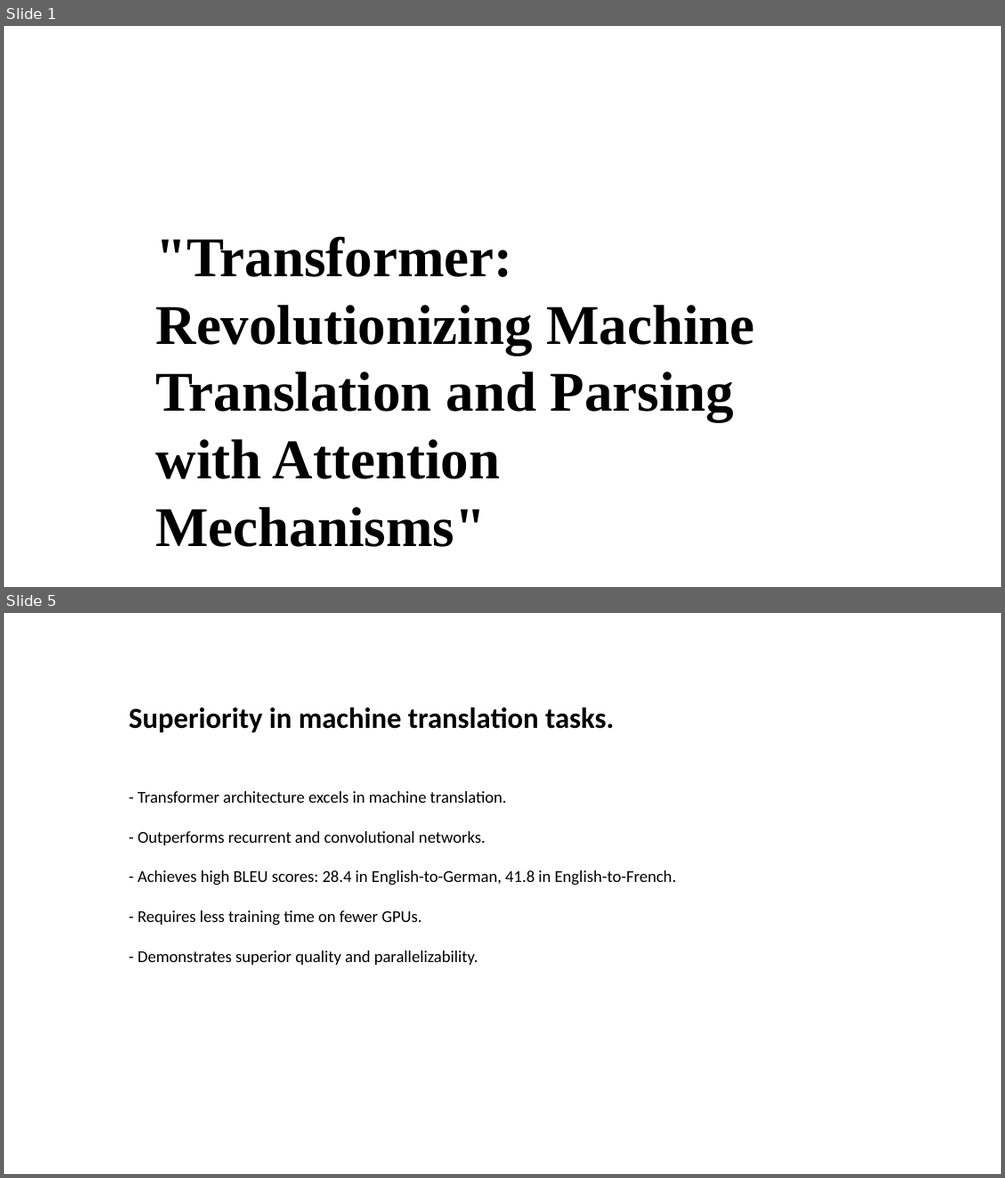
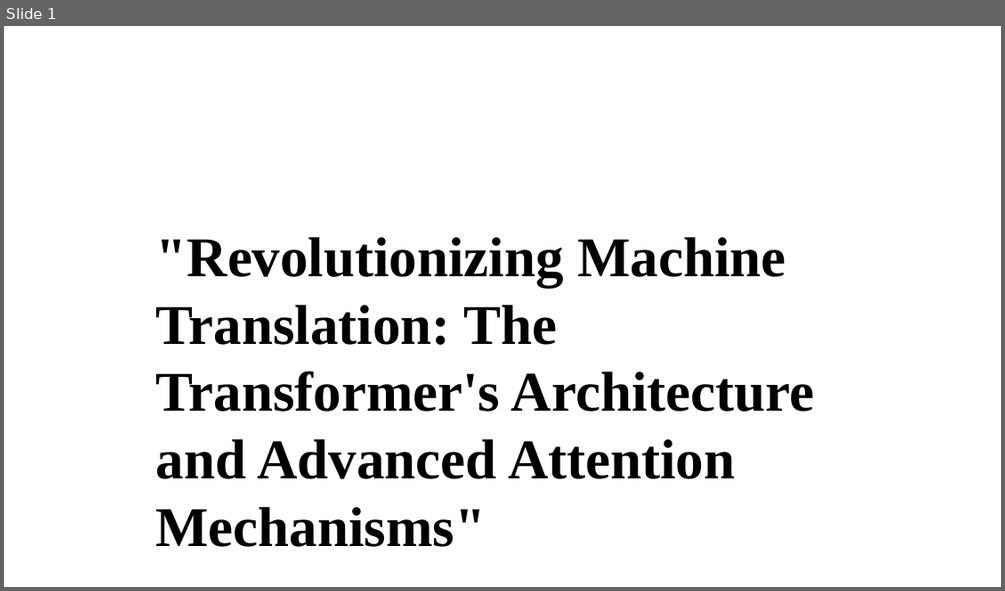
Before and after one commit to Jessie-ZhaoXi/dsa4213-ppt-generator, a slide deck: ppt_generator/my_ppts/attention_mode2.pptx. Shown one above the other, each under a label of ours: slides 1 and 5 before the commit, slide 1 after it; the slides between them are not shown. The pictures are 1005x1178 and 1005x591 pixels, drawn with LibreOffice and Linux fonts; fonts in the diff are those of the drawing; background and template pictures are left out. Boxes give left, top, right and bottom in pixels: in the first picture for what was removed or moved away, otherwise in the second. Text is boxed around its words. In the diff, an @@ line names an element or a change of style, - is before the commit and + after.

```diff
--- a/ppt_generator/my_ppts/attention_mode2.pptx
+++ b/ppt_generator/my_ppts/attention_mode2.pptx
@@ slide 5 removed at [4,613,1001,1174], background picture (left out) @@
@@ text removed at [129,707,614,732] @@
-Superiority in machine translation tasks.
@@ text removed at [138,791,677,965] @@
-- Transformer architecture excels in machine translation.
-- Outperforms recurrent and convolutional networks.
-- Achieves high BLEU scores: 28.4 in English-to-German, 41.8 in English-to-French.
-- Requires less training time on fewer GPUs.
-- Demonstrates superior quality and parallelizability.
@@ slide 1 changed as well @@
@@ text at [156,237,814,547]: text changed @@
-"Transformer: Revolutionizing Machine Translation and Parsing with Attention Mechanisms"
+"Revolutionizing Machine Translation: The Transformer's Architecture and Advanced Attention Mechanisms"
```
Also in this commit, not shown: 1 other slide changed, 6 slides added, 7 other slides removed, 4 other files.
